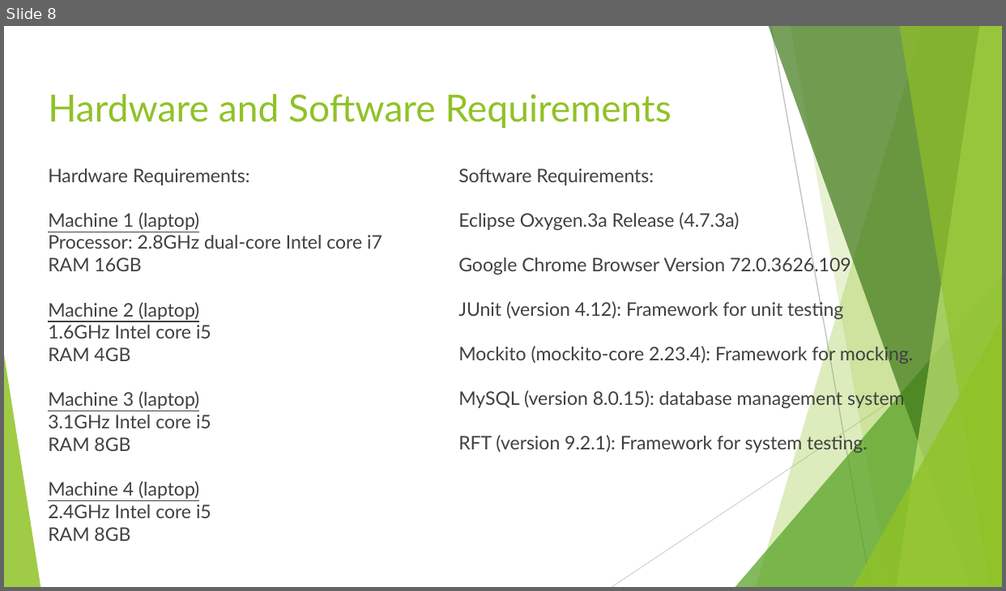
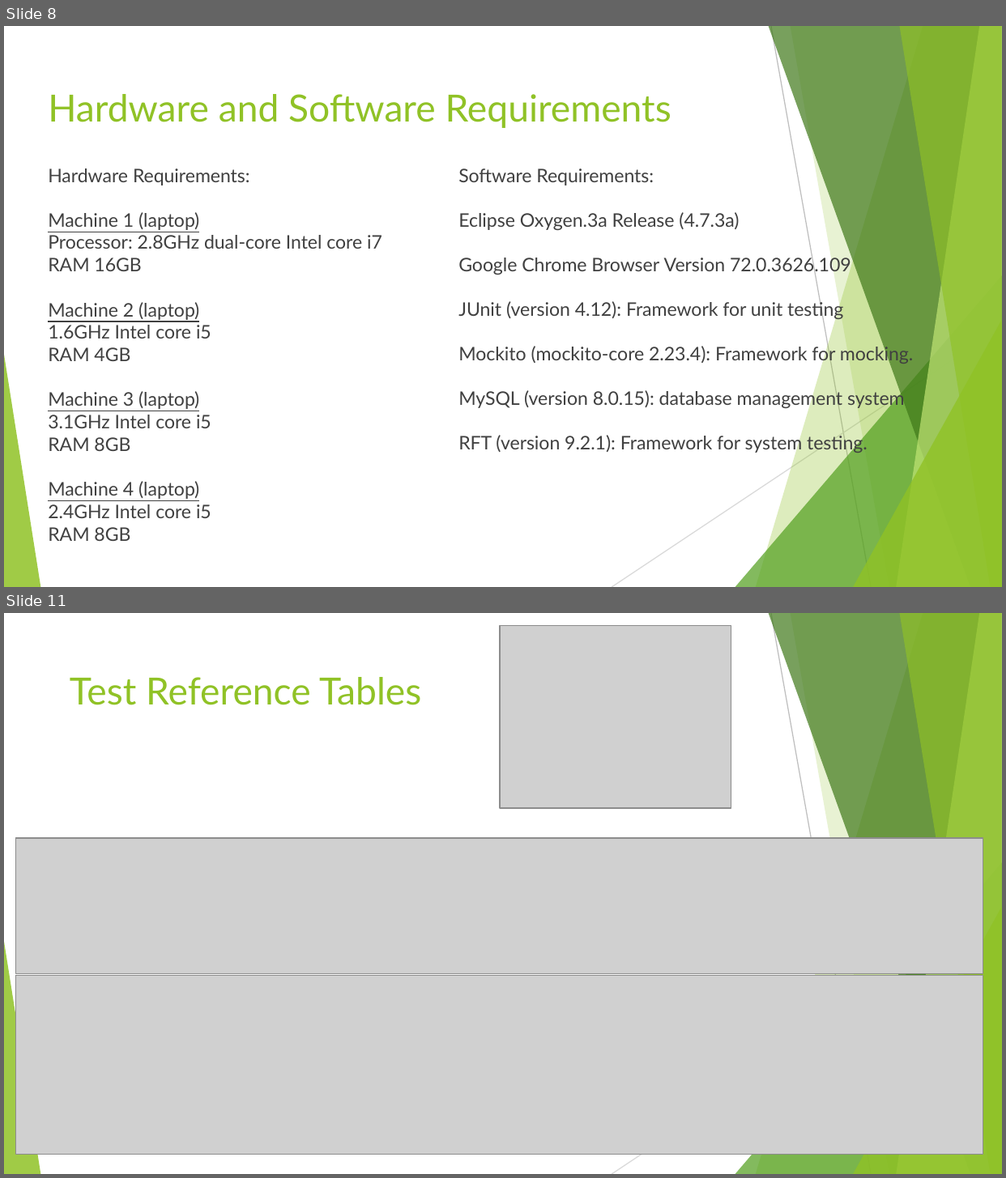
Before and after one commit to apere089/SoftTestT5, a slide deck: Presentation_1.pptx. Shown one above the other, each under a label of ours: slide 8 before the commit, slides 8 and 11 after it; the slides between them are not shown. The pictures are 1006x591 and 1006x1178 pixels, drawn with LibreOffice and Linux fonts; fonts in the diff are those of the drawing; grey boxes stand for pictures. Boxes give left, top, right and bottom in pixels: in the first picture for what was removed or moved away, otherwise in the second. Text is boxed around its words. In the diff, an @@ line names an element or a change of style, - is before the commit and + after.

```diff
--- a/Presentation_1.pptx
+++ b/Presentation_1.pptx
@@ slide 11 added at <box>4,613,1002,1174</box>, background #FFFFFF; not listed: 10 template elements that a slide beside it also shows @@
@@ picture added at <box>500,626,731,808</box> @@
@@ title added at <box>70,677,421,705</box>, 27 pt, text #90C226 @@
+Test Reference Tables
@@ picture added at <box>16,838,983,974</box> @@
@@ picture added at <box>16,975,983,1155</box> @@
```
Also in this commit, not shown: 7 slides changed, 2 other slides added, 2 slides removed.
